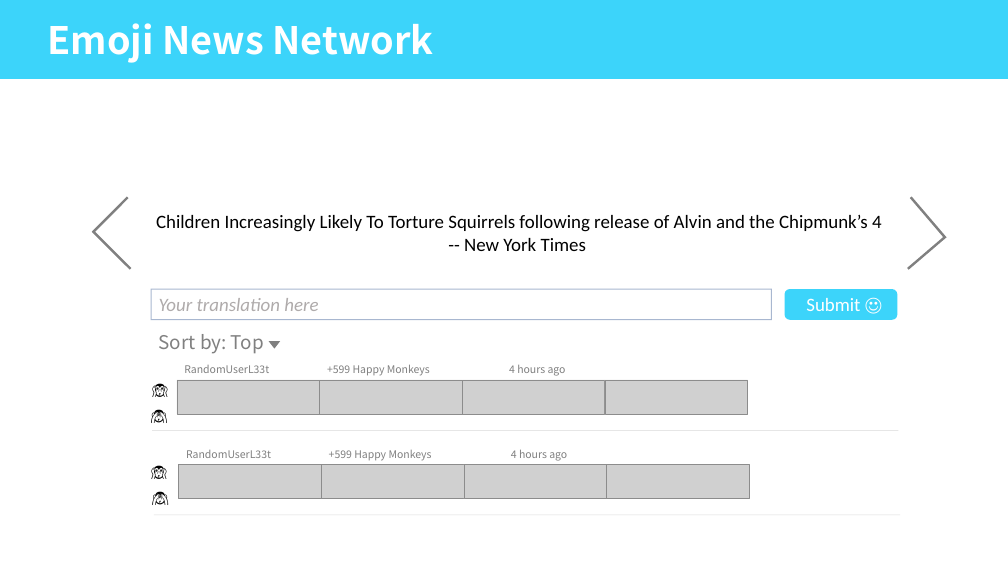
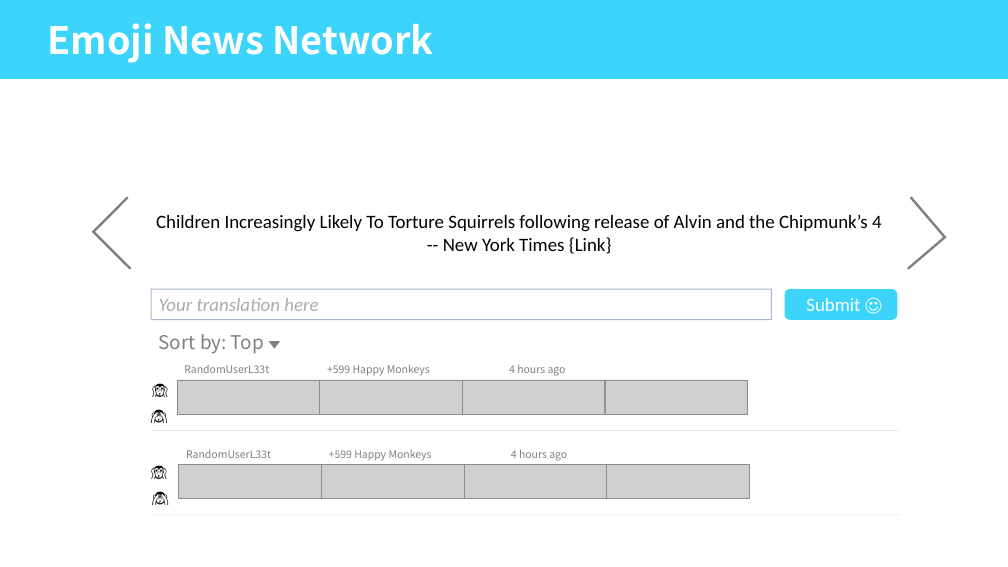
Before and after one commit to matthewha123/EmojiNewsNetwork, a slide deck: slide 1 of wireframes.pptx. Drawn at 1008x567 pixels with LibreOffice and Linux fonts; fonts in the diff are those of the drawing; grey boxes stand for pictures. Boxes give left, top, right and bottom in pixels: in the first picture for what was removed or moved away, otherwise in the second. Text is boxed around its words. In the diff, an @@ line names an element or a change of style, - is before the commit and + after.

```diff
--- a/wireframes.pptx
+++ b/wireframes.pptx
@@ text at (x1=443, y1=237, x2=612, y2=254): text changed @@
--- New York Times
+-- New York Times {Link}
```
Also in this commit, not shown: 13 other files.
